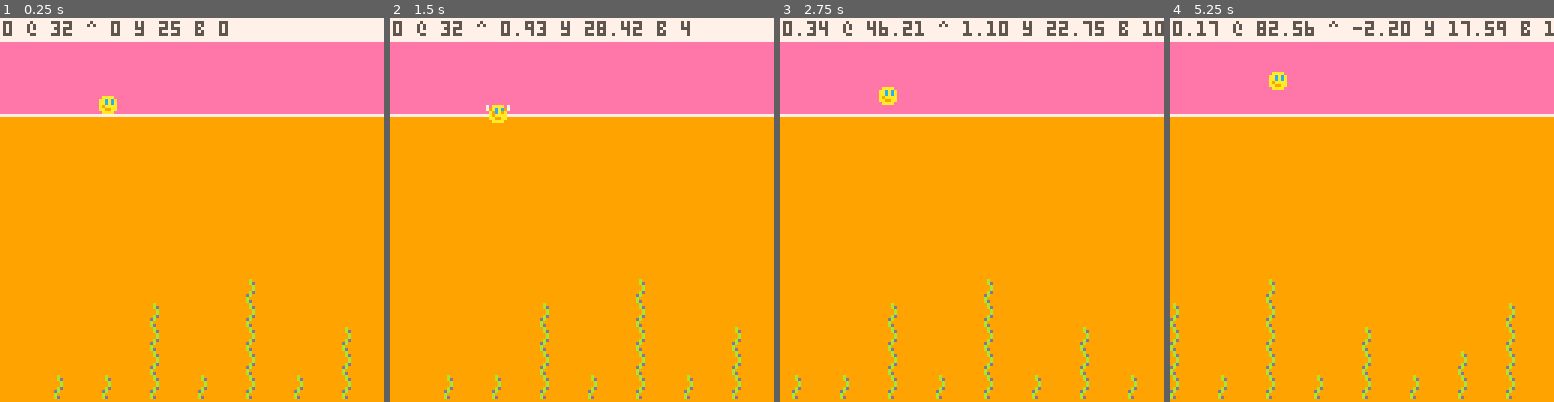
Above: before the commit, frames 1-4 (left to right).
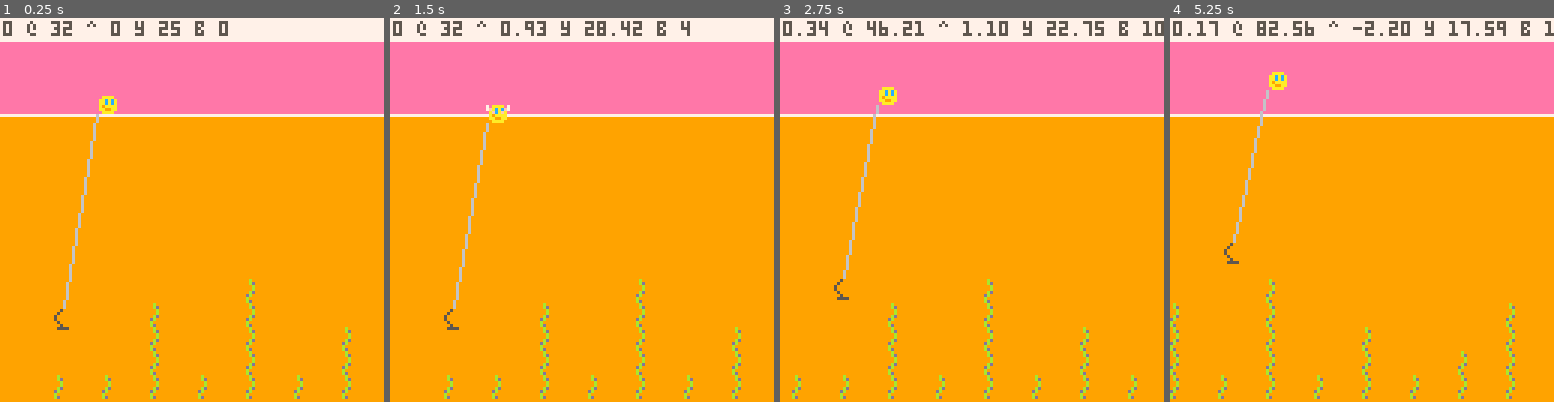
Above: after the commit, the same moments.

Repository: broquaint/pico8-carts
Game: PICO-8 cartridge eggjam18.p8
Two runs of this game, one before a commit and one after it. Both use one fixed random seed, a clock stepped at 60 frames per second and the inputs below.
Inputs:
- Up to frame 1 (0.25 s): no input
- Up to frame 2 (1.5 s): tap X (X key) at 0.33, 1.07 s; tap O (Z key) at 0.7 s
- Up to frame 3 (2.75 s): hold Right 1.6-2.1 s; tap O (Z key) at 1.7, 2.1, 2.5 s; tap X (X key) at 1.85 s; hold Up 2.15-2.42 s; hold Right from 2.47 s (still down)
- Up to frame 4 (5.25 s): tap O (Z key) every 0.4 s from 2.9 to 4.9 s; tap X (X key) at 2.97, 4.08, 5.2 s; release Right at 3.03 s; hold Left 3.08-3.58 s; hold Down 3.63-3.97 s; hold Right 4.02-4.68 s; hold Up 4.73-5.03 s; hold Left from 5.08 s (still down)

The runs differ from the first frame. In frame 1, 0.5% of the frame differs, in the area x 14-26%, y 25-82%; in frame 2, 0.5%, in the area x 14-31%, y 23-82%; in frame 3, 0.4%; in frame 4, 0.4%.

Commit message:
Add a controllable net object

Diff:
--- a/eggjam18.p8
+++ b/eggjam18.p8
@@ -22,13 +23,20 @@
    player = make_obj({
          x = 32,
          y = WATER_LINE-7,
-         frames = 1,
          sprite = 0,
          move_dir = 0,
          speed_x = 0,
          speed_y = 0,
          jumping = false,
          bounces = 0,
+   })
+   net = make_obj({
+         x = 16,
+         y = WATER_LINE + 64,
+         sprite = 1,
+         move_dir = 0,
+         speed_x = 0,
+         speed_y = 0,
    })
 
    level = {}
@@ -55,36 +63,8 @@
    add(splashes, s)
 end
 
-water_grav = 12 * 1/40
-air_grav   = 8  * 1/30
-function _update60()
-   frame_count += 1
-   run_animations()
-
-   -- player horizontal movement
-   if btn(b_right) then
-      player.move_dir = 1
-      local sx = player.move_dir * 0.01
-      if sx < 4 then
-         player.speed_x += sx
-      end
-   end
-   if btn(b_left) then
-      player.move_dir = -1
-      local sx = player.move_dir * 0.01
-      if sx < 4 then
-         player.speed_x += sx
-      end
-   end
+function calc_player_speed()
    player.speed_x *= 0.991
-
-   -- jump/water physics
-   if btn(b_x) and not player.jumping then
-      player.speed_y = -3
-      player.jumping = true
-      player.bounces = 1
-      player.prev_grav = air_grav
-   end
    -- Because we need to calculate from the base of the sprite
    local wl = WATER_LINE-7
    if player.jumping then
@@ -108,10 +88,67 @@
          player.bounces = 0
       end
    end
+end
+
+water_grav = 12 * 1/40
+air_grav   = 8  * 1/30
+function _update60()
+   frame_count += 1
+   run_animations()
+
+   -- player horizontal movement
+   if btn(b_right) then
+      player.move_dir = 1
+      local sx = player.move_dir * 0.01
+      if sx < 4 then
+         player.speed_x += sx
+      end
+   end
+   if btn(b_left) then
+      player.move_dir = -1
+      local sx = player.move_dir * 0.01
+      if sx < 4 then
+         player.speed_x += sx
+      end
+   end
+
+   -- jump/water physics
+   if btn(b_x) and not player.jumping then
+      player.speed_y = -3
+      player.jumping = true
+      player.bounces = 1
+      player.prev_grav = air_grav
+   end
+
+   calc_player_speed()
+
+   if btn(b_up) then
+      net.move_dir = -1
+      local sx = net.move_dir * 0.02
+      if sx < 4 then
+         net.speed_y += sx
+      end
+   end
+   if btn(b_down) then
+      net.move_dir = 1
+      local sx = net.move_dir * 0.025
+      if sx < 4 then
+         net.speed_y += sx
+      end
+   end
+
 
    cam.x    += player.speed_x
    player.x += player.speed_x
    player.y += (1/player.bounces*player.speed_y)
+
+   net.x    += player.speed_x
+   local ny = net.y + net.speed_y
+   if ny > (WATER_LINE+32) and (ny+8) < 127 then
+      net.y    += net.speed_y
+   else
+      net.speed_y = 0
+   end
 end
 
 function _draw()
@@ -121,7 +158,6 @@
    rectfill(cam.x, cam.y,  cam.x+127, cam.y+31, pink)
    rectfill(cam.x, cam.y+32, cam.x+127, cam.y+127, orange)
    line(cam.x, WATER_LINE, cam.x+127, WATER_LINE, white)
-   spr(player.sprite, player.x, player.y)
 
    rectfill(cam.x, cam.y, cam.x+127, cam.y+7, white)
    print(dumper(player.speed_x, ' @ ', player.x, ' ^ ', player.speed_y, ' y ', player.y, ' b ', player.bounces), cam.x+1, cam.y+1, slate)
@@ -133,6 +169,10 @@
       end
    end
 
+   spr(player.sprite, player.x, player.y)
+   spr(net.sprite, net.x, net.y)
+   line(player.x, player.y+7, net.x+5, net.y, silver)
+
    for s in all(splashes) do
       if s.animating then
          spr(2, s.x, s.y)
@@ -141,14 +181,14 @@
 end
 
 __gfx__
-00000000000000000000000000000000000000000000000000000000000000000000000000000000000000000000000000000000000000000000000000000000
-00aaaa00000000000000000000000000000000000000000000000000000000000000000000000000000000000000000000000000000000000000000000000000
-0aacaca0000000000000000000000000000000000000000000000000000000000000000000000000000000000000000000000000000000000000000000000000
-0aacaca0000000000000000000000000000000000000000000000000000000000000000000000000000000000000000000000000000000000000000000000000
-0a9aaaa0000000007000000700000000000000000000000000000000000000000000000000000000000000000000000000000000000000000000000000000000
-0aa99aa0009009007900009700000000000000000000000000000000000000000000000000000000000000000000000000000000000000000000000000000000
-00aaaa00099999900090090000000000000000000000000000000000000000000000000000000000000000000000000000000000000000000000000000000000
-00000000996666990000000000000000000000000000000000000000000000000000000000000000000000000000000000000000000000000000000000000000
+00000000000005000000000000000000000000000000000000000000000000000000000000000000000000000000000000000000000000000000000000000000
+00aaaa00000050000000000000000000000000000000000000000000000000000000000000000000000000000000000000000000000000000000000000000000
+0aacaca0000500000000000000000000000000000000000000000000000000000000000000000000000000000000000000000000000000000000000000000000
+0aacaca0005000000000000000000000000000000000000000000000000000000000000000000000000000000000000000000000000000000000000000000000
+0a9aaaa0005000007000000700000000000000000000000000000000000000000000000000000000000000000000000000000000000000000000000000000000
+0aa99aa0000500007f0000f700000000000000000000000000000000000000000000000000000000000000000000000000000000000000000000000000000000
+00aaaa000000500000f00f0000000000000000000000000000000000000000000000000000000000000000000000000000000000000000000000000000000000
+00000000000555500000000000000000000000000000000000000000000000000000000000000000000000000000000000000000000000000000000000000000
 00080000000000000000000000000000000000000000000000000000000000000000000000000000000000000000000000000000000000000000000000000000
 0008d000000000000000000000000000000000000000000000000000000000000000000000000000000000000000000000000000000000000000000000000000
 00008000000000000000000000000000000000000000000000000000000000000000000000000000000000000000000000000000000000000000000000000000
